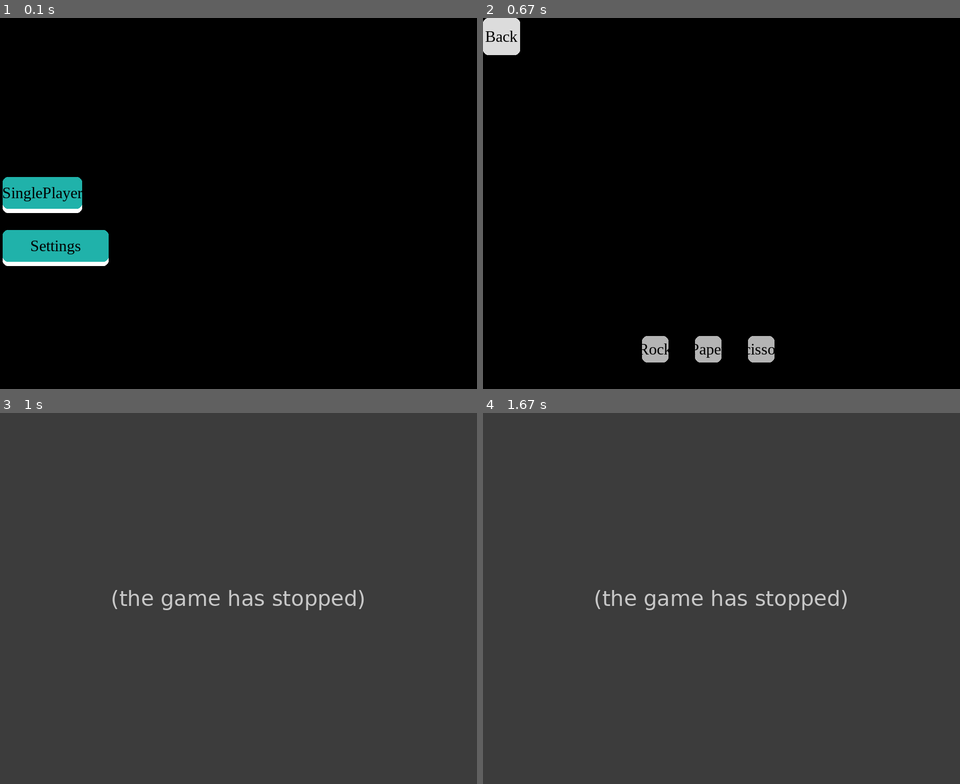
Above: before the commit, frames 1-4 (two rows, left to right).
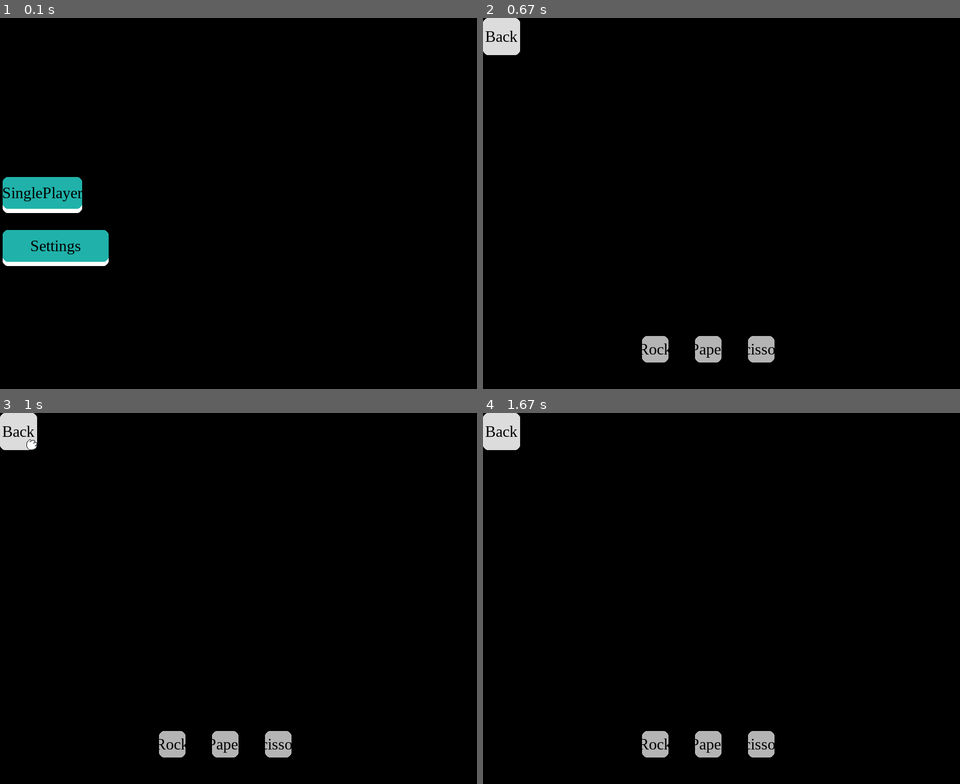
Above: after the commit, the same moments.

Repository: daoduylam2008/RockPaperScissoPygame
Game: pygame game, started from test2.py
Same seed, same stepped clock (60 frames per second), same inputs: the game is played once before the commit and once after it.
Inputs:
- Up to frame 1 (0.1 s): no input
- Up to frame 2 (0.67 s): click "SinglePlayer" at 0.38 s
- Up to frame 3 (1 s): click "Rock" at 0.72 s
- Up to frame 4 (1.67 s): click "Paper" at 1.08 s

Frames 1-2 are identical in both runs. In frame 3, 100% of the frame differs, in the area x 0-100%, y 0-100%; in frame 4, 100%.
Before the commit the program exited at 0.72 s; later frames show no game.

Commit message:
fix bug for test2
list out of range from rock animation

Diff:
--- a/test2.py
+++ b/test2.py
@@ -128,7 +128,6 @@
         while True:
             # Fill the screen with BLACK instead of an empty screen
             self.screen.fill('black')
-            print(self.bot.imageFolder)
 
             # Event
             events = pygame.event.get()
@@ -198,8 +197,4 @@
 
 if __name__ == "__main__":
     game = RockPaperScissor()
-    try:
-        game.run()
-    except Exception as bug:
-        print(bug)
-        game.close()
+    game.run()
--- a/uix/__init__.py
+++ b/uix/__init__.py
@@ -353,6 +353,7 @@
         if self.index >= len(self.images):
             self.index = 2
         self.image = self.images[int(self.index)]
+        print(self.index)
 
 
 class ImageAnimation(Widget):
Binary file added: data/rock_animation/rock_animation2.png
Binary file added: data/rock_animation/rock_animation3.png
Not shown, changed: .DS_Store
Not shown, added: data/rock_animation/.DS_Store
